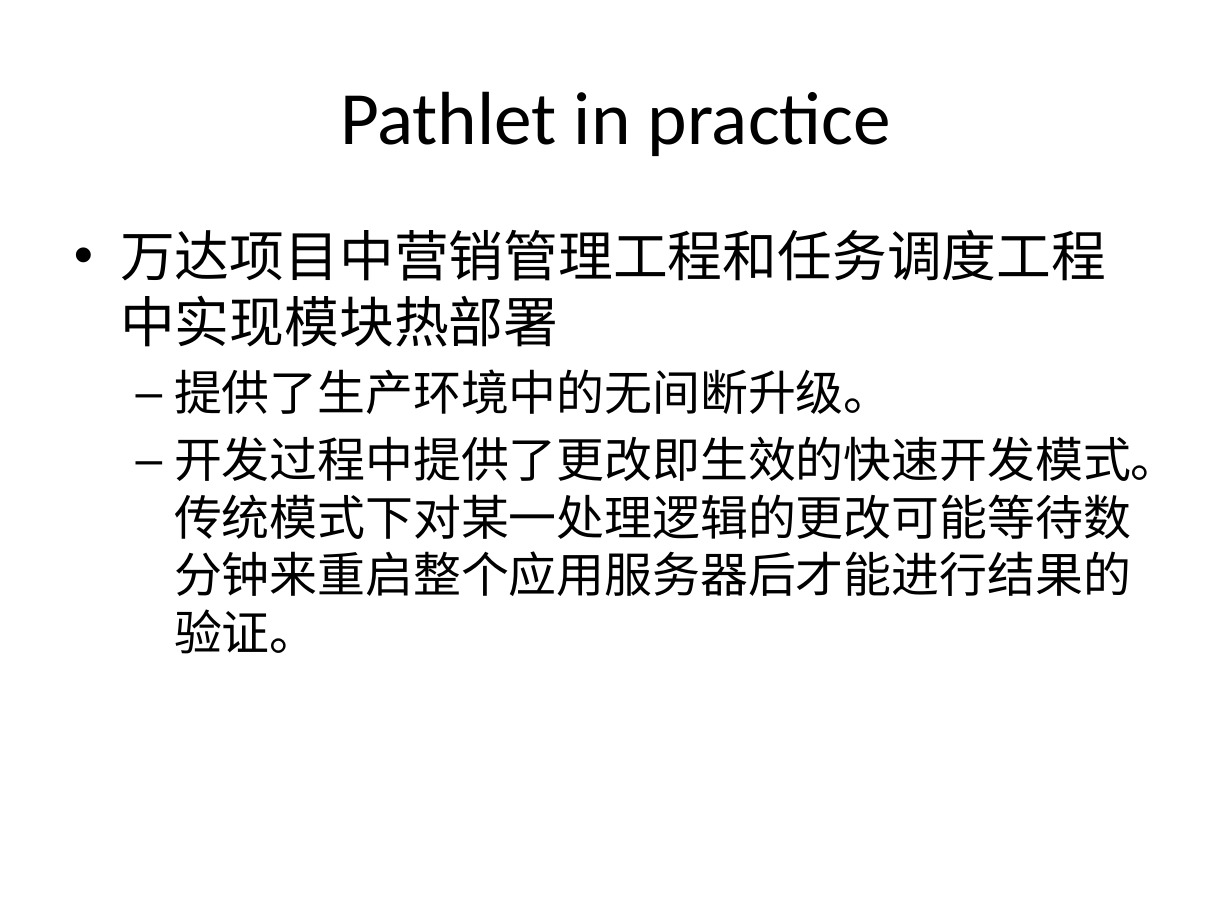
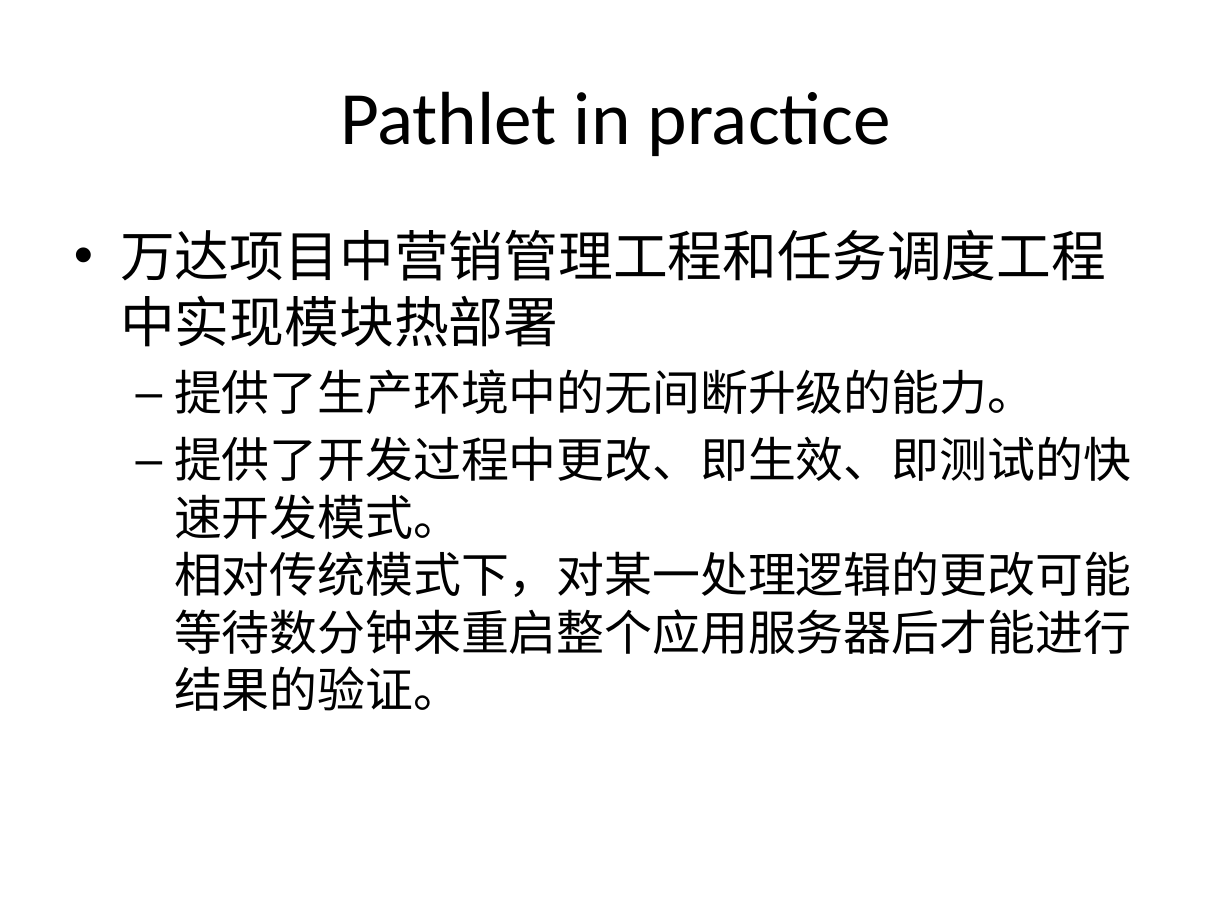
Before and after one commit to zhangclong/pathlet, a slide deck: slide 3 of docs/Pathlet 设计简介.pptx. Drawn at 1232x924 pixels with LibreOffice and Linux fonts; fonts in the diff are those of the drawing. Boxes give left, top, right and bottom in pixels: in the first picture for what was removed or moved away, otherwise in the second. Text is boxed around its words. In the diff, an @@ line names an element or a change of style, - is before the commit and + after.

```diff
--- a/docs/Pathlet 设计简介.pptx
+++ b/docs/Pathlet 设计简介.pptx
@@ text at <box>174,369,1131,711</box>: text changed @@
-  – 提供了生产环境中的无间断升级。
-  – 开发过程中提供了更改即生效的快速开发模式。传统模式下对某一处理逻辑的更改可能等待数分钟来重启整个应用服务器后才能进行结果的验证。
+  – 提供了生产环境中的无间断升级的能力。
+  – 提供了开发过程中更改、即生效、即测试的快速开发模式。
+    相对传统模式下，对某一处理逻辑的更改可能等待数分钟来重启整个应用服务器后才能进行结果的验证。
```
Also in this commit, not shown: 2 other slides changed, 3 other files.
